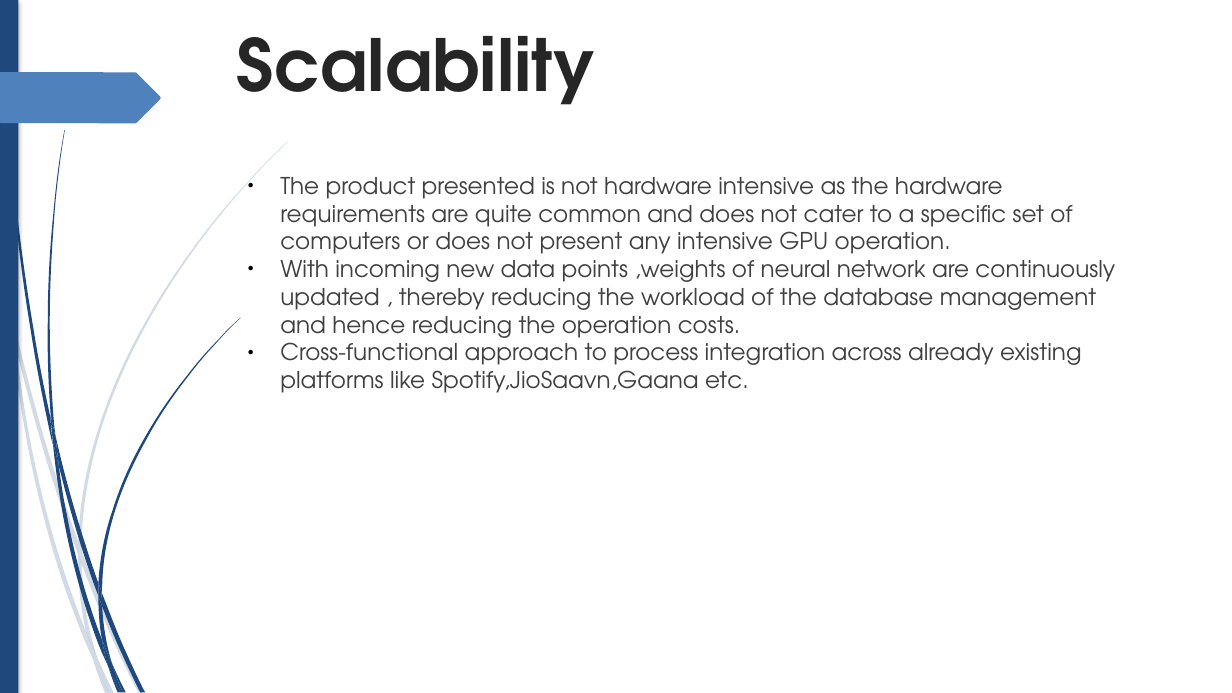
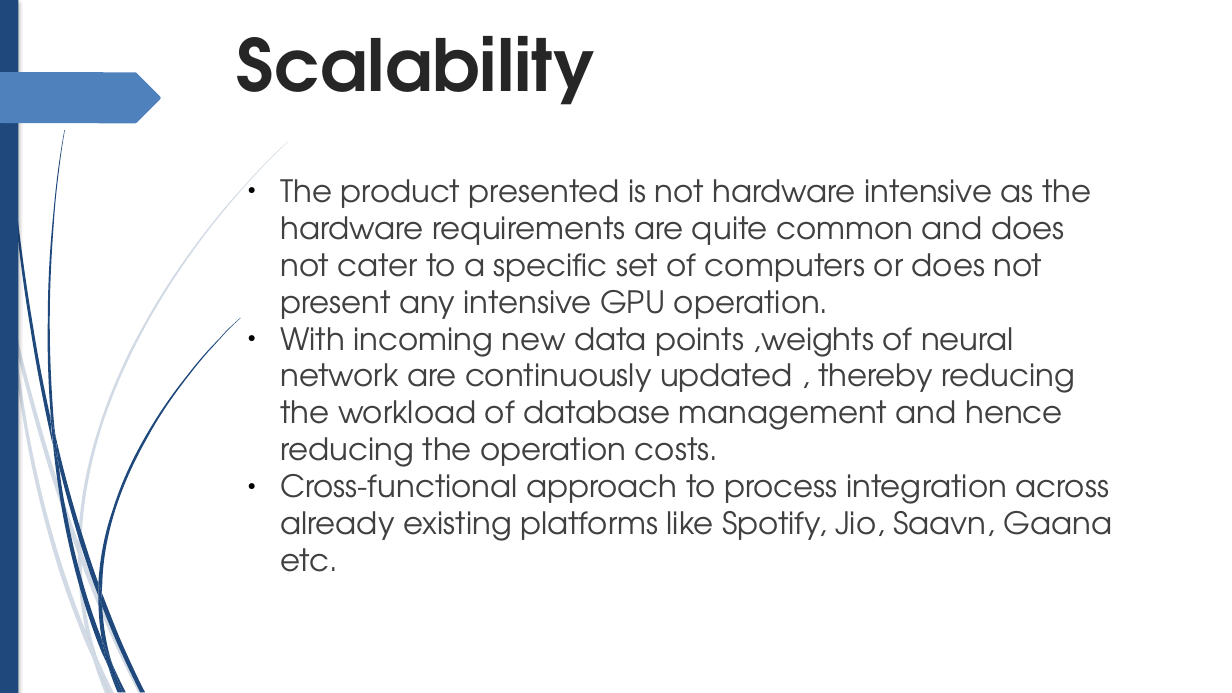
Before and after one commit to pprabh2007/speceman, a slide deck: slide 3 of SPECEMAN.pptx (slide 2 before the commit). Drawn at 1232x693 pixels with LibreOffice and Linux fonts; fonts in the diff are those of the drawing. Boxes give left, top, right and bottom in pixels: in the first picture for what was removed or moved away, otherwise in the second. Text is boxed around its words. In the diff, an @@ line names an element or a change of style, - is before the commit and + after.

Commit message:
Update ppt

```diff
--- a/SPECEMAN.pptx
+++ b/SPECEMAN.pptx
@@ text at box(280, 179, 1091, 328): size 18 to 24 pt in "The product presented is not hardware intensive ..." @@
@@ text at box(280, 318, 1113, 572): text changed; size 18 to 24 pt @@
-● With incoming new data points ,weights of neural network are continuously updated , thereby reducing the workload of the database management and hence reducing the operation costs.
-● Cross-functional approach to process integration across already existing platforms like Spotify,JioSaavn,Gaana etc.
+● With incoming new data points ,weights of neural network are continuously updated , thereby reducing the workload of database management and hence reducing the operation costs.
+● Cross-functional approach to process integration across already existing platforms like Spotify, Jio, Saavn, Gaana etc.
```
Also in this commit, not shown: 2 other slides changed, 3 slides added.
